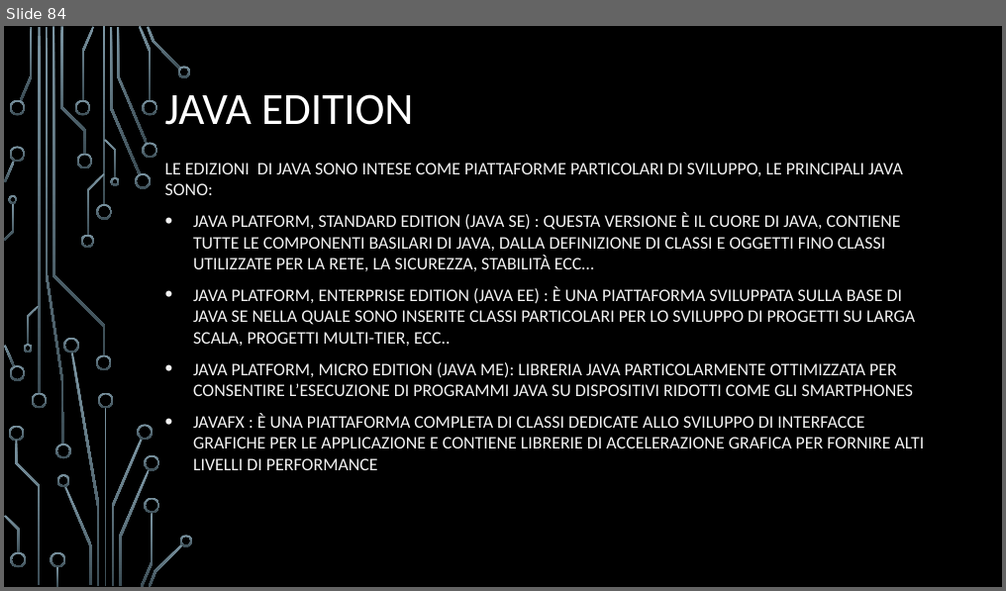
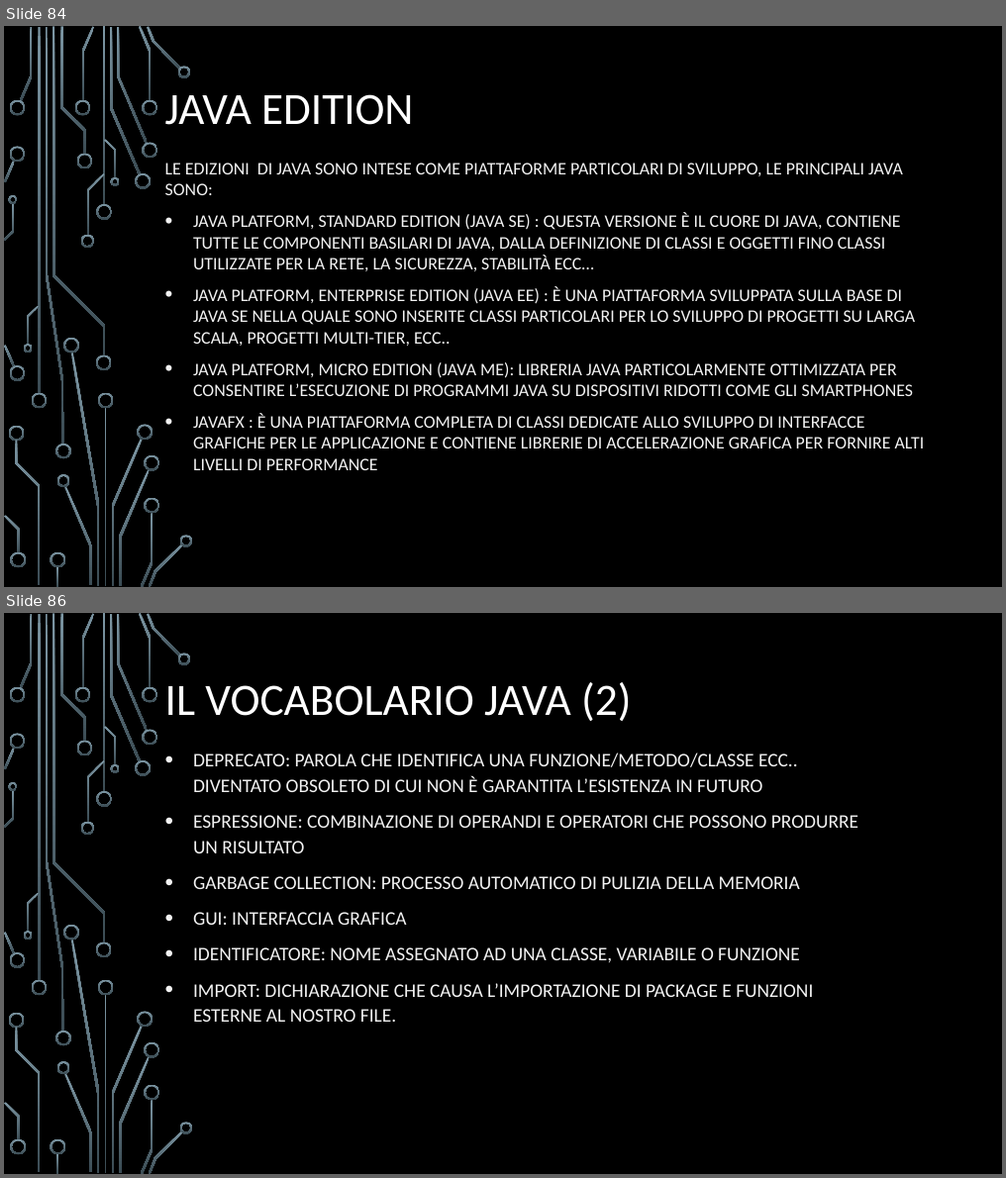
Before and after one commit to Eros-Capo/Corso-Java, a slide deck: Corso Java.pptx. Shown one above the other, each under a label of ours: slide 84 before the commit, slides 84 and 86 after it; the slides between them are not shown. The pictures are 1006x591 and 1006x1178 pixels, drawn with LibreOffice and Linux fonts; fonts in the diff are those of the drawing; background and template pictures are left out. Boxes give left, top, right and bottom in pixels: in the first picture for what was removed or moved away, otherwise in the second. Text is boxed around its words. In the diff, an @@ line names an element or a change of style, - is before the commit and + after.

```diff
--- a/Corso Java.pptx
+++ b/Corso Java.pptx
@@ slide 86 added at [4,613,1002,1174], background picture (left out); not listed: 54 template elements that a slide beside it also shows @@
@@ title added at [165,682,631,721], 43.2 pt, text #FFFFFF @@
+IL VOCABOLARIO JAVA (2)
@@ subtitle added at [193,753,858,1022], 18.5 pt, text #F2F2F2 @@
+• DEPRECATO: PAROLA CHE IDENTIFICA UNA FUNZIONE/METODO/CLASSE ECC.. DIVENTATO OBSOLETO DI CUI NON È GARANTITA L’ESISTENZA IN FUTURO
+• ESPRESSIONE: COMBINAZIONE DI OPERANDI E OPERATORI CHE POSSONO PRODURRE UN RISULTATO
+• GARBAGE COLLECTION: PROCESSO AUTOMATICO DI PULIZIA DELLA MEMORIA
+• GUI: INTERFACCIA GRAFICA
+• IDENTIFICATORE: NOME ASSEGNATO AD UNA CLASSE, VARIABILE O FUNZIONE
+• IMPORT: DICHIARAZIONE CHE CAUSA L’IMPORTAZIONE DI PACKAGE E FUNZIONI ESTERNE AL NOSTRO FILE.
```
Also in this commit, not shown: 19 slides changed, 5 other slides added, 2 slides removed, 1 other file.
